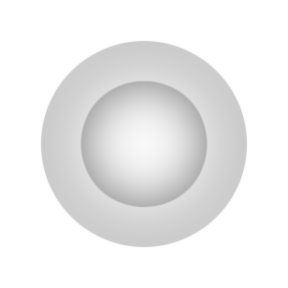
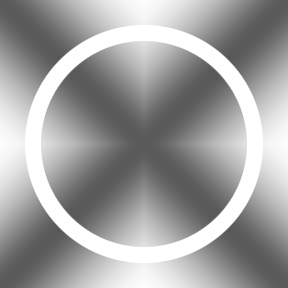
Layered file, before and after one edit (288px x 288px). Changes by layer:
added group "alt" with 17 layers above "fokus" over [0, 0, 288, 288]
added layer "hitcircleoverlay circle copy" in group "alt" over [25, 25, 263, 263]
added group "gradient" with 10 layers in group "alt" over [0, 0, 288, 288]
added layer "gradient 2 \" (darken) in group "gradient" over [0, 0, 288, 288]
added layer "gradient 2 /" (darken) in group "gradient" over [0, 0, 288, 288]
added layer "64 b0.5r" in group "gradient" over [111, 111, 177, 177]
added layer "222/174 b0.5r" in group "gradient" over [32, 32, 256, 256]
added layer "rim 2 (outer g38 b25 crop) copy #2" (35%) in group "alt" over [39, 39, 249, 249]
hid group "main" (5 layers) over [24, 24, 264, 264]
